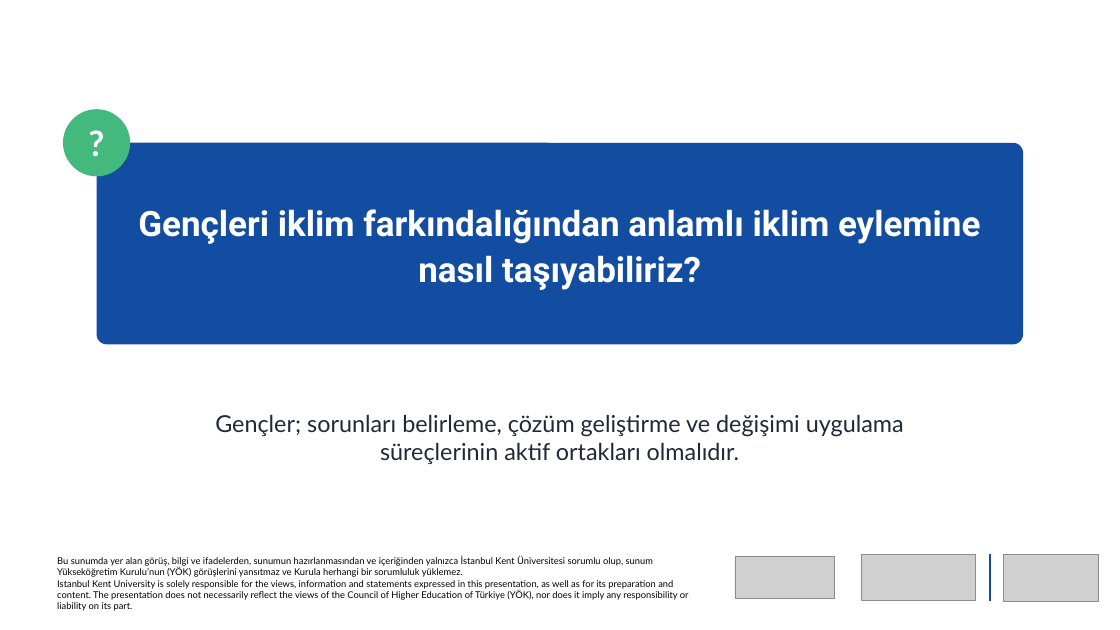
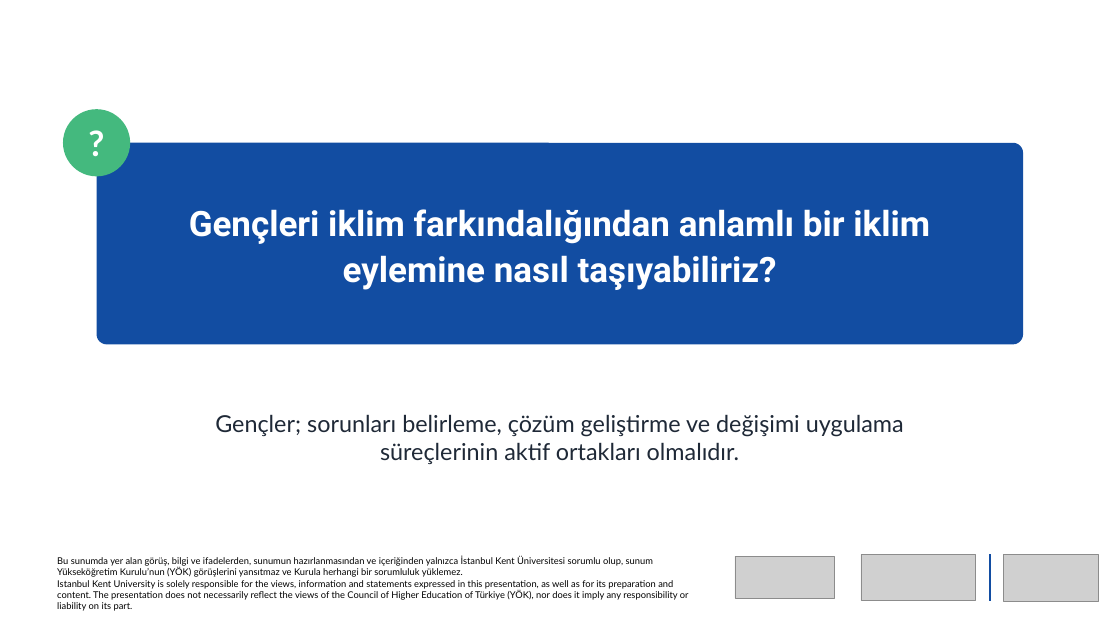
Before and after one commit to newtonsgrandson/cop-31-hayal-koksal, a slide deck: slide 3 of sunum/COP31_Iklim_Imecesi_Hayal_Koksal_TR.pptx. Drawn at 1120x630 pixels with LibreOffice and Linux fonts; fonts in the diff are those of the drawing; grey boxes stand for pictures; background and template pictures are left out. Boxes give left, top, right and bottom in pixels: in the first picture for what was removed or moved away, otherwise in the second. Text is boxed around its words. In the diff, an @@ line names an element or a change of style, - is before the commit and + after.

```diff
--- a/sunum/COP31_Iklim_Imecesi_Hayal_Koksal_TR.pptx
+++ b/sunum/COP31_Iklim_Imecesi_Hayal_Koksal_TR.pptx
@@ text at (x1=189, y1=209, x2=930, y2=290): text changed @@
-Gençleri iklim farkındalığından anlamlı iklim eylemine nasıl taşıyabiliriz?
+Gençleri iklim farkındalığından anlamlı bir iklim eylemine nasıl taşıyabiliriz?
```
Also in this commit, not shown: 14 other slides changed, 27 other files.
